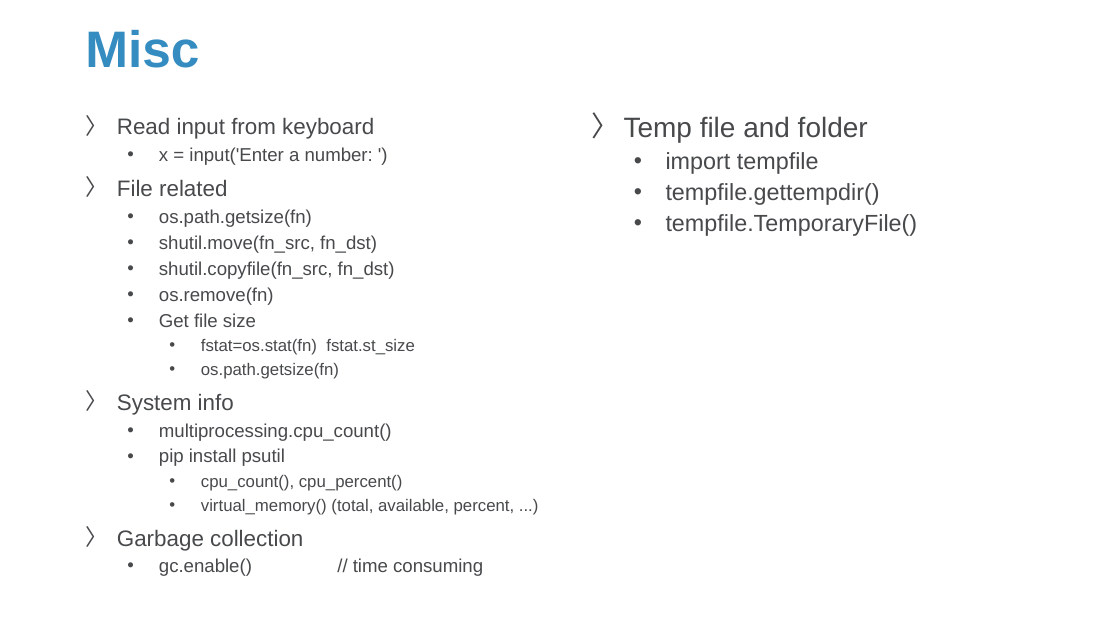
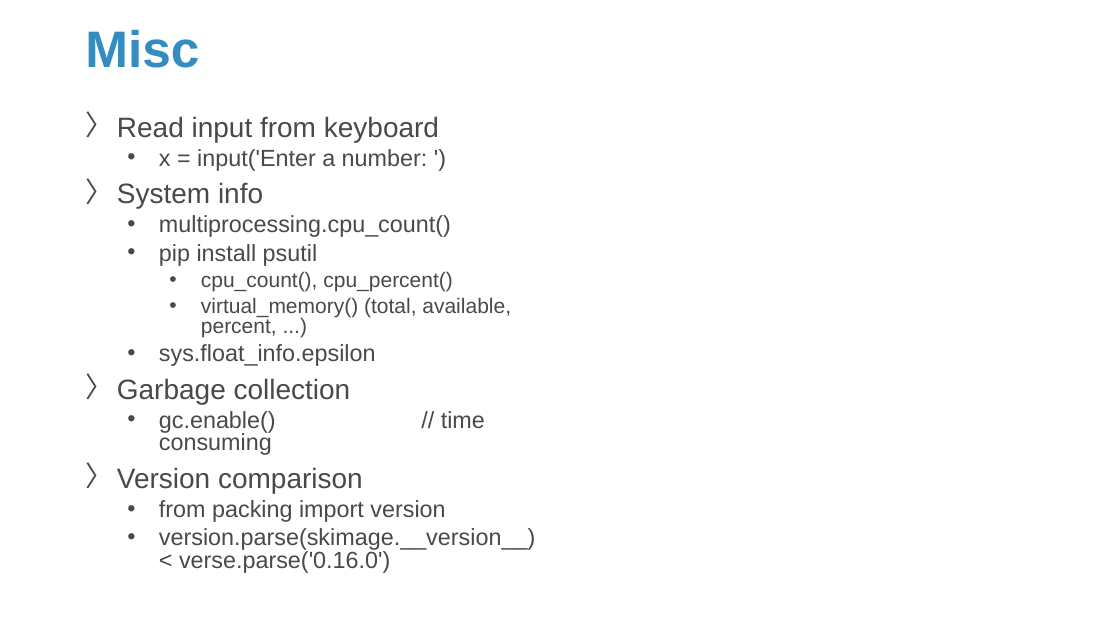
Before and after one commit to Sparks-Lu/TechNotes, a slide deck: slide 26 of Python/Python-Notes.pptx (slide 25 before the commit). Drawn at 1120x630 pixels with LibreOffice and Linux fonts; fonts in the diff are those of the drawing; background and template pictures are left out. Boxes give left, top, right and bottom in pixels: in the first picture for what was removed or moved away, otherwise in the second. Text is boxed around its words. In the diff, an @@ line names an element or a change of style, - is before the commit and + after.

```diff
--- a/Python/Python-Notes.pptx
+++ b/Python/Python-Notes.pptx
@@ text at (x1=117, y1=116, x2=511, y2=433): size 19.2 to 24 pt in "Read input from keyboard", "System info", "Garbage collection"; size 16 to 20 pt in "x = input('Enter a number: ')", "multiprocessing.cpu_count()", "pip install psutil", "gc.enable() // time consuming"; size 14.4 to 18 pt in "cpu_count(), cpu_percent()", "virtual_memory() (total, available, percent, ...)"; line spacing 0.9 to 0.8 @@
@@ text removed at (x1=624, y1=116, x2=918, y2=236) @@
-〉 Temp file and folder
-  • import tempfile
-  • tempfile.gettempdir()
-  • tempfile.TemporaryFile()
@@ text at (x1=117, y1=179, x2=415, y2=379): paragraphs removed @@
-〉 File related
-  • os.path.getsize(fn)
-  • shutil.move(fn_src, fn_dst)
-  • shutil.copyfile(fn_src, fn_dst)
-  • os.remove(fn)
-  • Get file size
-    • fstat=os.stat(fn) fstat.st_size
-    • os.path.getsize(fn)
@@ text at (x1=159, y1=344, x2=376, y2=366): paragraph added @@
+  • sys.float_info.epsilon
@@ text at (x1=117, y1=467, x2=535, y2=573): paragraphs added @@
+〉 Version comparison
+  • from packing import version
+  • version.parse(skimage.__version__) < verse.parse('0.16.0')
```
Also in this commit, not shown: 5 other slides changed, 5 slides added, 10 other files.
